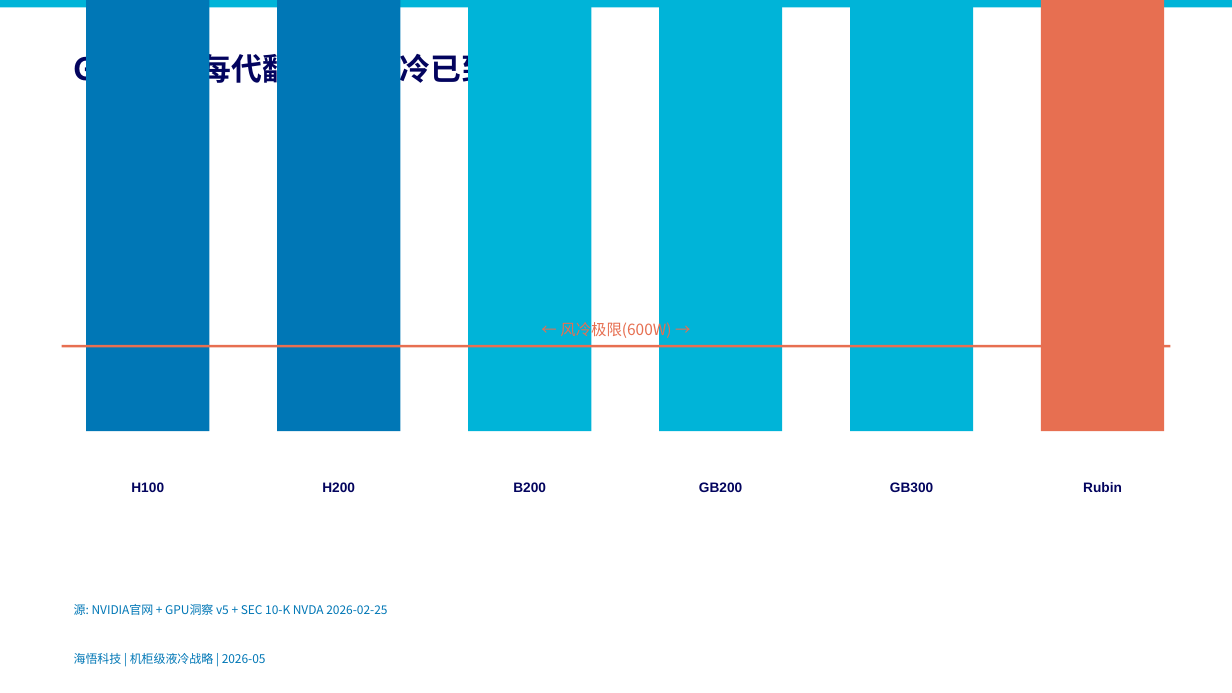
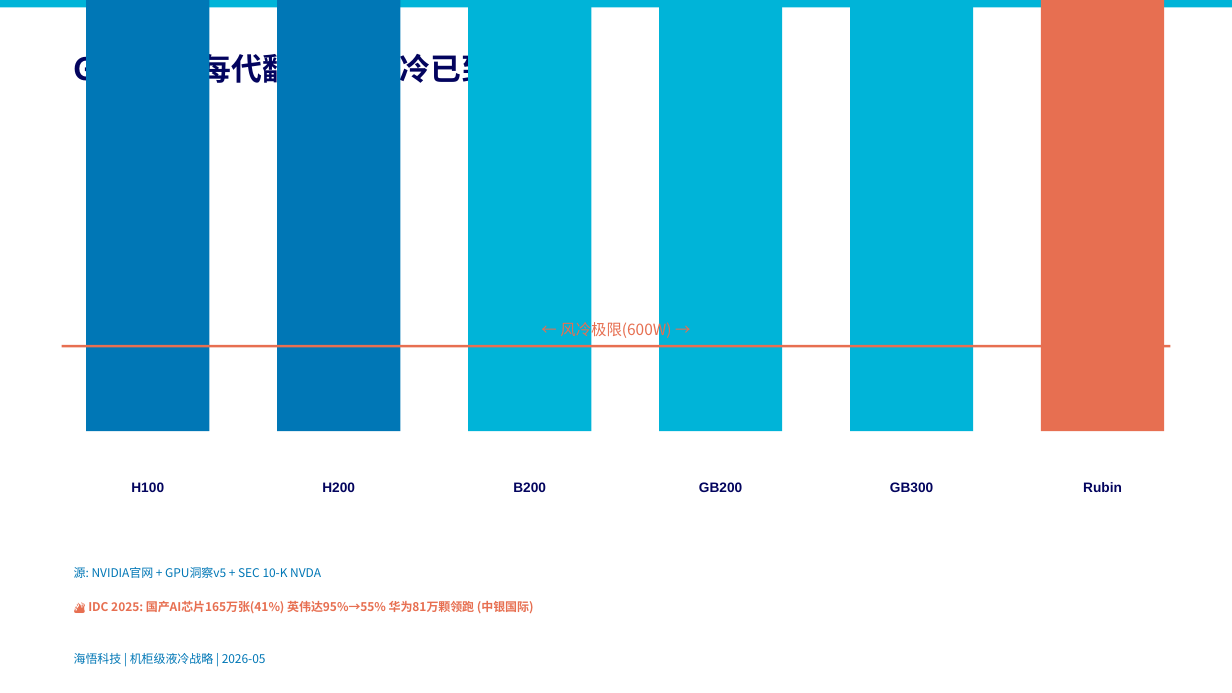
Before and after one commit to marshall9900/liquid-cooling-ecosystem, a slide deck: slide 6 of analysis/liquid-cooling/ppt/v10-slides/output/海悟液冷五看三定-v10.pptx. Drawn at 1232x693 pixels with LibreOffice and Linux fonts; fonts in the diff are those of the drawing. Boxes give left, top, right and bottom in pixels: in the first picture for what was removed or moved away, otherwise in the second. Text is boxed around its words. In the diff, an @@ line names an element or a change of style, - is before the commit and + after.

Commit message:
feat: 中银国际研报归档 — IDC国产AI芯片份额41%×英伟达腰斩×7家排名
- 新增研报: 中银国际(2026-04-08) 国产芯片出货165万张/英伟达220万/华为81.2万领跑
- IDC首次公布7家排名: 华为20%>平头哥6.4%>昆仑芯=寒武纪各2.9%>海光2%>沐曦1.7%>天数1.3%
- 液冷影响: 仅国产芯片冷板需求45-60万片(2025)→翻倍至80-100万+(2026E)
- v10: slide-06+slide-08新增国产芯片份额数据
- Expanded R4: s102源文件清单更新(5篇)

```diff
--- a/analysis/liquid-cooling/ppt/v10-slides/output/海悟液冷五看三定-v10.pptx
+++ b/analysis/liquid-cooling/ppt/v10-slides/output/海悟液冷五看三定-v10.pptx
@@ text at (74, 567, 321, 578): text changed @@
-源: NVIDIA官网 + GPU洞察 v5 + SEC 10-K NVDA 2026-02-25
+源: NVIDIA官网 + GPU洞察v5 + SEC 10-K NVDA
@@ text added at (88, 601, 534, 613), 7 pt, text #E76F51, bold @@
+🔥 IDC 2025: 国产AI芯片165万张(41%) 英伟达95%→55% 华为81万颗领跑 (中银国际)
```
Also in this commit, not shown: 1 other slide changed, 6 other files.
